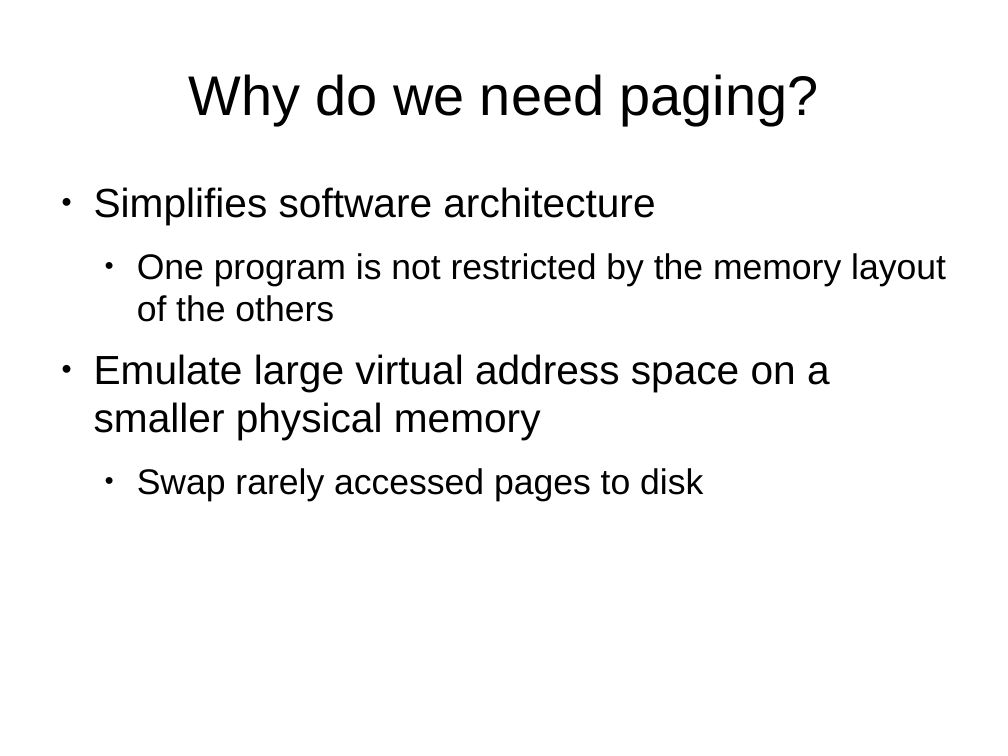
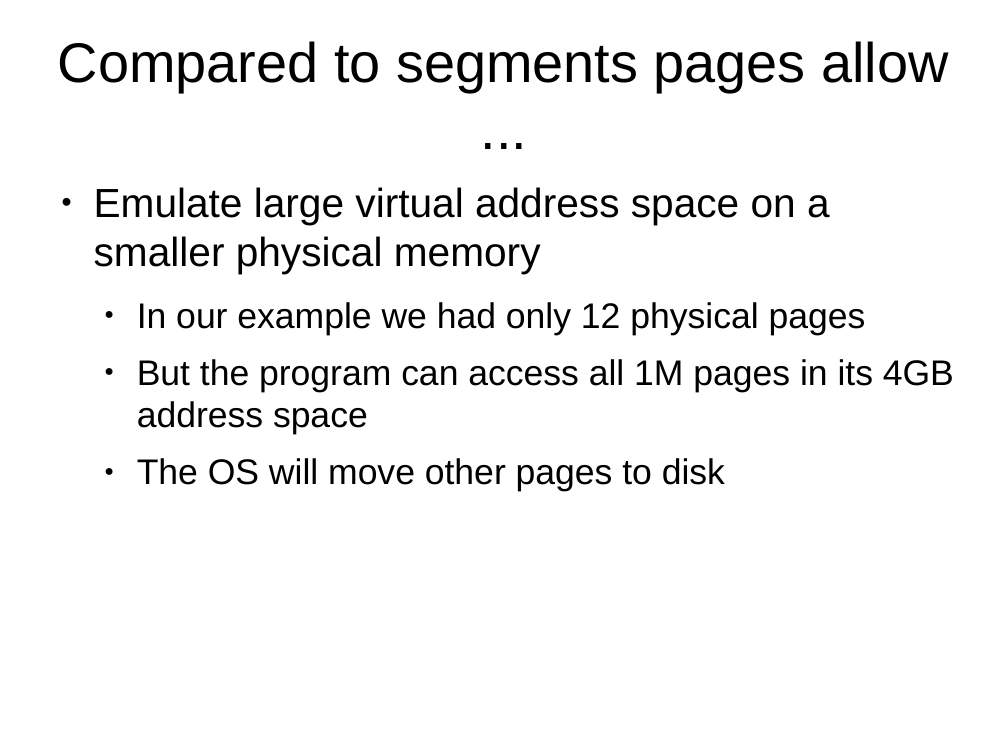
Before and after one commit to antonburtsev/cs5460, a slide deck: slide 36 of lecture06-address-translation-part2/lecture06-address-translation-part2.odp (slide 42 before the commit). Drawn at 1008x756 pixels with LibreOffice and Linux fonts; fonts in the diff are those of the drawing. Boxes give left, top, right and bottom in pixels: in the first picture for what was removed or moved away, otherwise in the second. Text is boxed around its words. In the diff, an @@ line names an element or a change of style, - is before the commit and + after.

Commit message:
Lecture 06 -- Address Translation (Part 2: Paging)

```diff
--- a/lecture06-address-translation-part2/lecture06-address-translation-part2.odp
+++ b/lecture06-address-translation-part2/lecture06-address-translation-part2.odp
@@ title at (58,41,948,92): text changed @@
-Why do we need paging?
+Compared to segments pages allow ...
@@ text at (94,187,946,322): paragraphs removed @@
-● Simplifies software architecture
-  ● One program is not restricted by the memory layout of the others
@@ text at (137,302,954,492): text changed @@
-  ● Swap rarely accessed pages to disk
+  ● In our example we had only 12 physical pages
+  ● But the program can access all 1M pages in its 4GB address space
+  ● The OS will move other pages to disk
```
Also in this commit, not shown: 6 other slides changed, 37 slides added, 29 slides removed, 23 other files.
